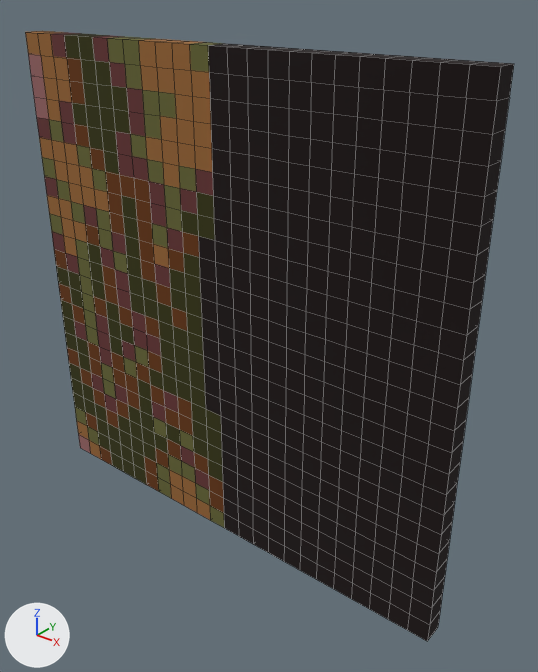
Before and after pictures for a commit that changed the OBJ model WindingTale2/Assets/Resources/Shapes/Shapes_24/Shape_24_45.obj.
The view is the same before and after, from a camera (50 mm lens) standing at (2.14, -2.4, 1.45) and looking at (0.18, 0.05, -0.07). The axes (+X, +Y, +Z) are drawn at lower left. The lights are the same throughout. The first picture is the older version. Mesh edges are drawn as thin lines. Where no turn or scale is listed for an object, it has been applied to the vertices. Vertices at exactly the same position are counted once.

Names of what the first picture shows: 'Shape_24_45'.
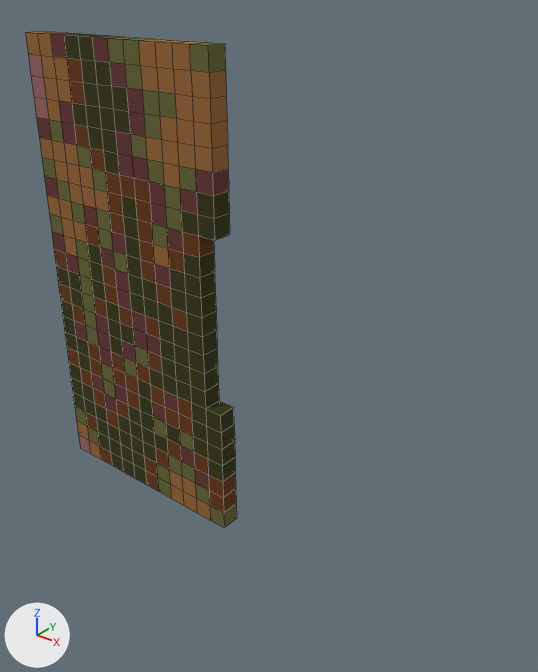
Pixel boxes [x1, y1, x2, y2] of what changed, in the pictures (538 x 672 px):
```json
{"object": "Shape_24_45", "change": "reshaped", "before": [25, 31, 514, 641], "after": [25, 31, 237, 528], "on screen": "57% narrower, 18% shorter"}
{"part": 1, "of": "me_shape_24_45", "change": "deleted", "before": [198, 44, 514, 641]}
```

Scene script edits in JSON lines:
```json
{"block": "me_shape_24_45", "where": "# used by ob_shape_24_45; location = (0.0, 0.0, 0.0)"}
{"op": "remove", "block": "me_shape_24_45", "code": "me_shape_24_45.from_pydata(...)  # 1250 vertices, 1248 faces; spans x -1.2..1.2, y -0.1..0.0, z -1.2..1.2"}
{"op": "add", "block": "me_shape_24_45", "code": "me_shape_24_45.from_pydata(...)  # 634 vertices, 632 faces; spans x -1.2..0.0, y -0.1..0.0, z -1.2..1.2"}
{"block": "me_shape_24_45", "change": "me_shape_24_45 part 1: 616 vertices removed from x 0.0..1.2, y -0.1..0.0, z -1.2..1.2"}
```
